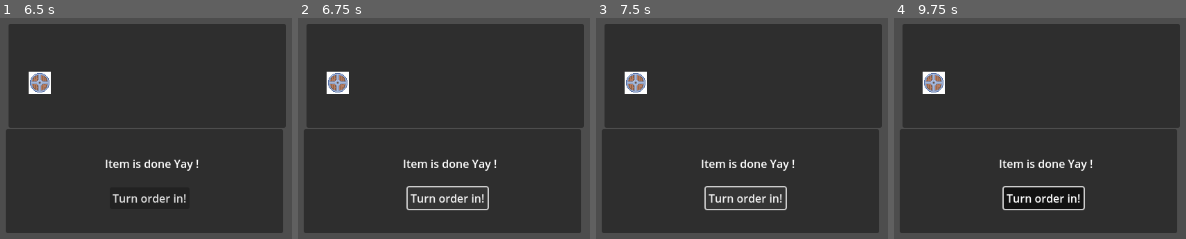
Above: before the commit, frames 1-4 (left to right).
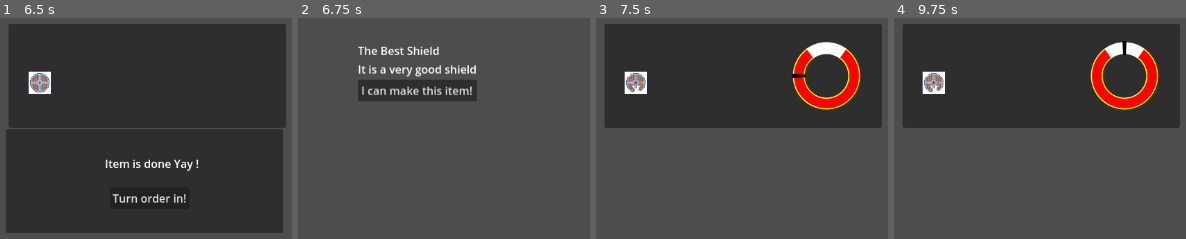
Above: after the commit, the same moments.

Repository: shapeshiftingrabbits/godot-wild-jam-68
Game: Godot game, scene res://scenes/shop.tscn
The game is run twice, just before and just after one commit, with the same random seed, the same clock (stepped at 60 frames per second) and the same inputs.
Inputs (mouse positions are in pixels of both pictures, inside the frame that each line leads up to):
- Up to frame 1 (6.5 s): click "I can make this item!" at 0.5 s; tap Enter at 1.25, 2.75, 4.25 s; hold Space (minigame_interact) 1.28-2.03 s; tap Space (minigame_interact) at 2.1, 3.6, 5.1 s; hold Space (minigame_interact) 2.78-3.53 s; hold Space (minigame_interact) 4.28-5.03 s; hold Space (minigame_interact) from 5.78 s (still down)
- Up to frame 2 (6.75 s): release Space (minigame_interact) at 6.5 s; click "Turn order in!" at 6.5 s
- Up to frame 3 (7.5 s): click "Turn order in!" (after the commit: "I can make this item!") at 7.25 s
- Up to frame 4 (9.75 s): click (1042, 199) at 8 s, where only the run before the commit has a clickable "Turn order in!"; tap Space (minigame_interact) at 8.85 s; hold Space (minigame_interact) from 9.53 s (still down)

Frame 1 is identical in both runs. In frame 2, 83% of the frame differs, in the area x 2-98%, y 2-98%; in frame 3, 46%; in frame 4, 48%.

Commit message:
Reconnect signals from outgoing order to shop

Diff:
--- /dev/null
+++ b/scenes/outgoing_order.gd
@@ -0,0 +1,6 @@
+extends Panel
+
+signal turned_in
+
+func _on_button_pressed():
+	turned_in.emit()
--- a/scenes/outgoing_order.tscn
+++ b/scenes/outgoing_order.tscn
@@ -1,10 +1,13 @@
-[gd_scene format=3 uid="uid://85wqf6pegevs"]
+[gd_scene load_steps=2 format=3 uid="uid://85wqf6pegevs"]
+
+[ext_resource type="Script" path="res://scenes/outgoing_order.gd" id="1_d5fcv"]
 
 [node name="OutgoingOrder" type="Panel"]
 offset_left = 350.0
 offset_top = 439.0
 offset_right = 750.0
 offset_bottom = 589.0
+script = ExtResource("1_d5fcv")
 
 [node name="DoneLabel" type="Label" parent="."]
 layout_mode = 0
@@ -21,3 +24,5 @@
 offset_right = 265.0
 offset_bottom = 115.0
 text = "Turn order in!"
+
+[connection signal="pressed" from="Button" to="." method="_on_button_pressed"]
--- a/scenes/shop.tscn
+++ b/scenes/shop.tscn
@@ -22,3 +22,4 @@
 
 [connection signal="accepted" from="IncomingOrder" to="." method="_on_incoming_order_accepted"]
 [connection signal="forged" from="Forge" to="." method="_on_forge_forged"]
+[connection signal="turned_in" from="OutgoingOrder" to="." method="_on_outgoing_order_turned_in"]
--- a/scripts/udpate_tool_state.gd
+++ b/scripts/udpate_tool_state.gd
@@ -14,9 +14,9 @@
 	$IncomingOrder.hide()
 	$Forge.start_process_with_object(current_object)
 
-func _on_button_pressed():
+func _on_forge_forged():
+	$OutgoingOrder.show()
+
+func _on_outgoing_order_turned_in():
 	# todo: select next order
 	set_to_initial_state()
-
-func _on_forge_forged():
-	$OutgoingOrder.show()
